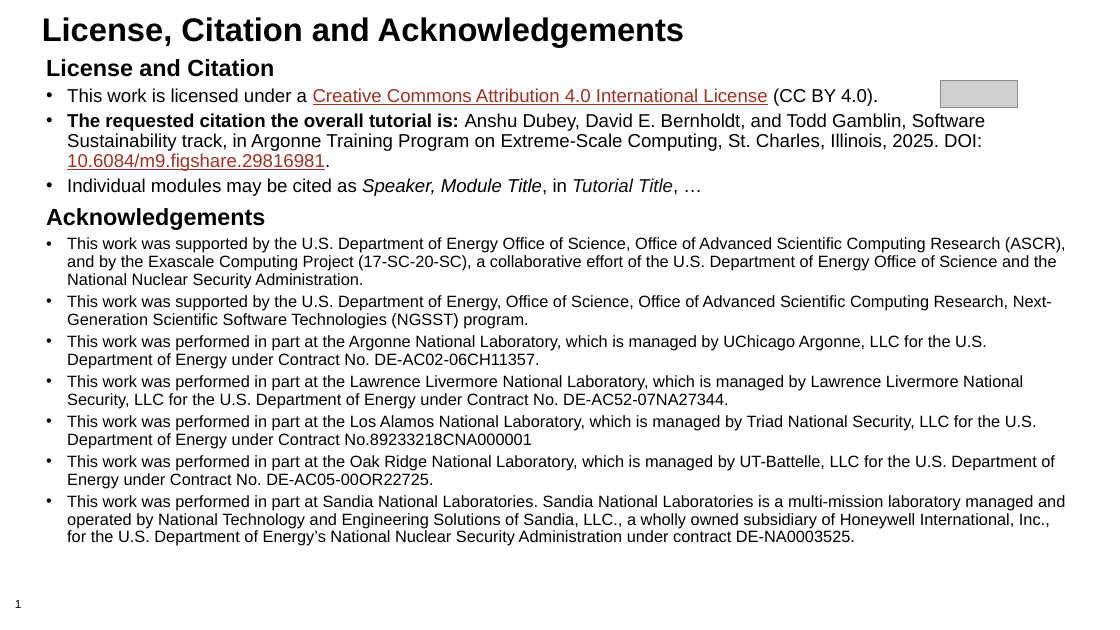
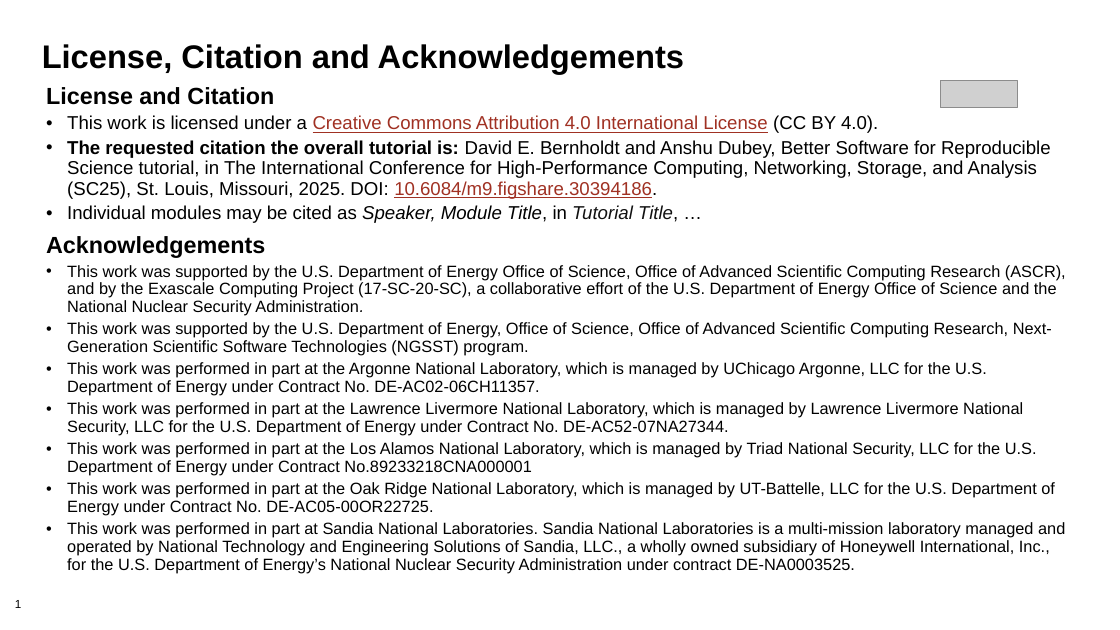
Before and after one commit to bssw-tutorial/presentations, a slide deck: slide 1 of license-master.pptx. Drawn at 1120x630 pixels with LibreOffice and Linux fonts; fonts in the diff are those of the drawing; grey boxes stand for pictures. Boxes give left, top, right and bottom in pixels: in the first picture for what was removed or moved away, otherwise in the second. Text is boxed around its words. In the diff, an @@ line names an element or a change of style, - is before the commit and + after.

Commit message:
Capture reserved DOI and update License slide

```diff
--- a/license-master.pptx
+++ b/license-master.pptx
@@ title "License, Citation and Acknowledgements": place and size @@
-title "License, Citation and Acknowledgements" at [42, 17, 684, 47]
+title "License, Citation and Acknowledgements" at [42, 44, 684, 74]
@@ text "License and Citation": place and size @@
-text "License and Citation" at [46, 59, 1066, 546]
+text "License and Citation" at [46, 87, 1066, 573]
@@ text at [67, 140, 1051, 199]: text changed @@
-• The requested citation the overall tutorial is: Anshu Dubey, David E. Bernholdt, and Todd Gamblin, Software Sustainability track, in Argonne Training Program on Extreme-Scale Computing, St. Charles, Illinois, 2025. DOI: 10.6084/m9.figshare.29816981.
+• The requested citation the overall tutorial is: David E. Bernholdt and Anshu Dubey, Better Software for Reproducible Science tutorial, in The International Conference for High-Performance Computing, Networking, Storage, and Analysis (SC25), St. Louis, Missouri, 2025. DOI: 10.6084/m9.figshare.30394186.
```
Also in this commit, not shown: 1 other file.
